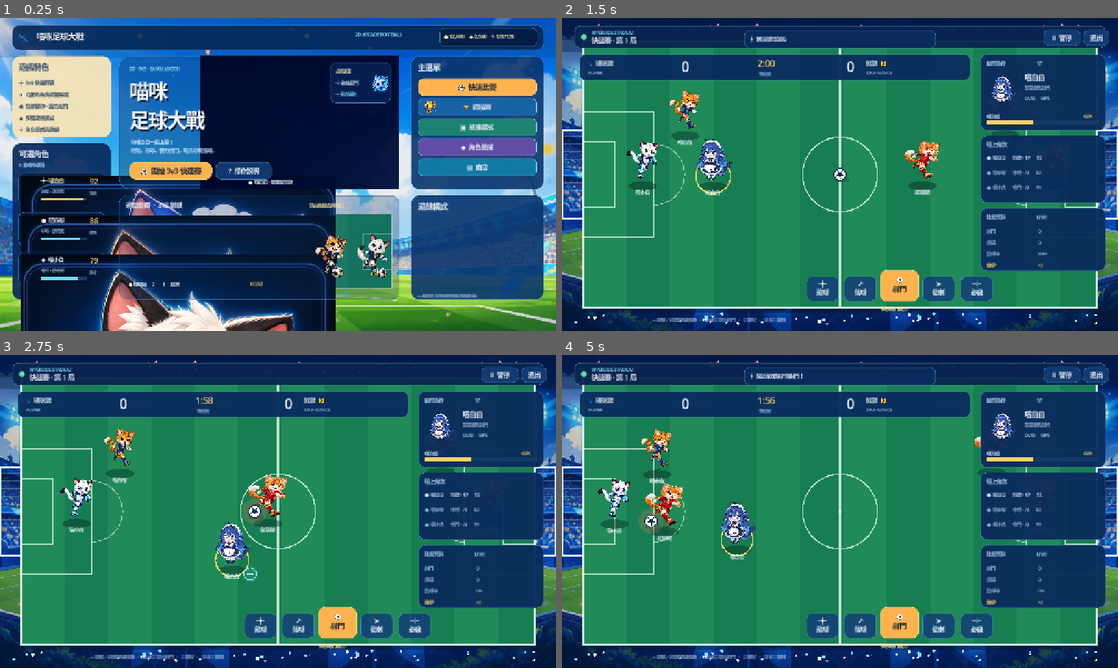
Above: before the commit, frames 1-4 (two rows, left to right).
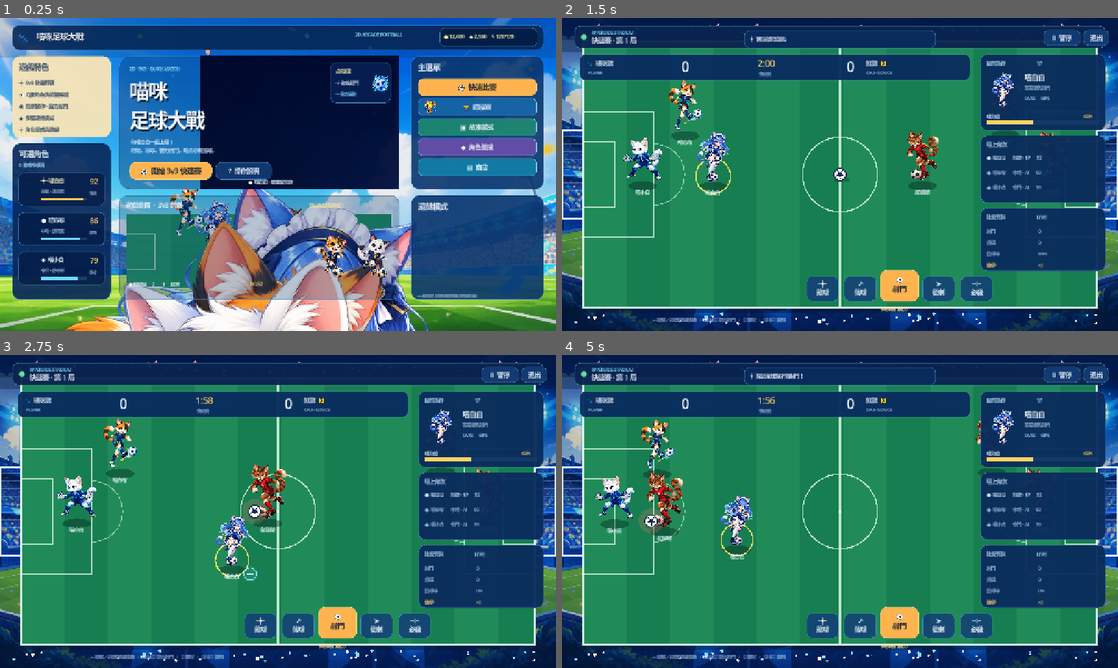
Above: after the commit, the same moments.

Repository: huang1988pioneer/Soccer
Game: Godot game, scene res://Main.tscn
Same seed, same stepped clock (60 frames per second), same inputs: the game is played once before the commit and once after it.
Inputs (mouse positions are in pixels of both pictures, inside the frame that each line leads up to):
- Up to frame 1 (0.25 s): no input
- Up to frame 2 (1.5 s): click "⚽ 開始 3v3 快速賽" at 0.5 s; tap Enter at 1.25 s; move the mouse to (962, 158) at 1.27 s; hold D from 1.28 s (still down); tap E at 1.35 s; click (962, 158) at 1.42 s
- Up to frame 3 (2.75 s): tap Space at 1.52 s; release D at 2 s; drag from (166, 527) to (250, 574) at 2.02 s
- Up to frame 4 (5 s): move the mouse to (895, 442) at 2.77 s; hold D 2.78-3.5 s; tap R at 2.85 s; drag from (812, 574) to (673, 464) at 3.52 s; move the mouse to (1006, 558) at 4.27 s; hold A from 4.28 s (still down); tap E at 4.35 s; tap Space at 4.52 s

The runs differ from the first frame. In frame 1, 29% of the frame differs, in the area x 3-78%, y 50-100%; in frame 2, 2.5%; in frame 3, 2.6%; in frame 4, 2.7%.

Commit message:
feat: add generated character sprites

Diff:
--- a/main.gd
+++ b/main.gd
@@ -15,12 +15,13 @@
 var menu_background_texture: Texture2D = preload("res://assets/generated/menu-stadium-background-v2.png")
 var hero_action_texture: Texture2D = preload("res://assets/generated/hero-action-v2.png")
 var teammates_texture: Texture2D = preload("res://assets/generated/cat-teammates-v2.png")
-var calico_player_texture: Texture2D = preload("res://assets/generated/calico-player-v2.png")
-var white_player_texture: Texture2D = preload("res://assets/generated/white-player-v2.png")
+var captain_player_texture: Texture2D = preload("res://assets/generated/character-maid-captain-v1.png")
+var calico_player_texture: Texture2D = preload("res://assets/generated/character-calico-midfielder-v1.png")
+var white_player_texture: Texture2D = preload("res://assets/generated/character-white-goalkeeper-v1.png")
 var special_shot_texture: Texture2D = preload("res://assets/generated/special-shot-v2.png")
 var goal_effect_texture: Texture2D = preload("res://assets/generated/goal-effect-v2.png")
 var match_background_texture: Texture2D = preload("res://assets/generated/match-stadium-background-v2.png")
-var red_player_texture: Texture2D = preload("res://assets/generated/red-player-v2.png")
+var red_player_texture: Texture2D = preload("res://assets/generated/character-red-rival-v1.png")
 var goalkeeper_dive_texture: Texture2D = preload("res://assets/generated/goalkeeper-dive-v2.png")
 var trophy_texture: Texture2D = preload("res://assets/generated/trophy-badge-v2.png")
 var menu_hero_team_texture: Texture2D = preload("res://assets/generated/menu-hero-team-v3.png")
@@ -353,16 +354,13 @@
 	var ratings := ["92", "86", "79"]
 	for i in range(roster.size()):
 		var row := _panel(roster_panel, Rect2(14, 68 + i * 91, 200, 76), Color("#031a43", .72), 12)
-		var strip_size: Vector2 = roster_portrait_strip_texture.get_size()
 		var portrait := TextureRect.new()
-		var portrait_atlas := AtlasTexture.new()
-		portrait_atlas.atlas = roster_portrait_strip_texture
-		portrait_atlas.region = Rect2(strip_size.x / 3.0 * float(i), 0.0, strip_size.x / 3.0, strip_size.y)
-		portrait.texture = portrait_atlas
+		var roster_textures: Array = [captain_player_texture, calico_player_texture, white_player_texture]
+		portrait.texture = roster_textures[i]
 		portrait.position = Vector2(7, 7)
 		portrait.size = Vector2(39, 60)
 		portrait.expand_mode = TextureRect.EXPAND_IGNORE_SIZE
-		portrait.stretch_mode = TextureRect.STRETCH_KEEP_ASPECT_COVERED
+		portrait.stretch_mode = TextureRect.STRETCH_KEEP_ASPECT_CENTERED
 		portrait.mouse_filter = Control.MOUSE_FILTER_IGNORE
 		row.add_child(portrait)
 		_label(row, roster[i], Vector2(53, 7), Vector2(103, 22), 12, Color("#fff4c4") if i == 0 else text_main)
@@ -502,7 +500,7 @@
 	var captain := _panel(match_ui, Rect2(963, 83, 289, 176), Color("#0a2c5c", .96), 16)
 	_label(captain, "目前操作                         1P", Vector2(14, 10), Vector2(255, 22), 11, Color("#b3d1ed"))
 	var portrait := Sprite2D.new()
-	portrait.texture = mascot_texture
+	portrait.texture = captain_player_texture
 	portrait.position = Vector2(52, 82)
 	portrait.scale = Vector2(.052, .052)
 	portrait.centered = true
@@ -742,7 +740,7 @@
 
 func _build_teams() -> void:
 	players.clear()
-	players.append(_new_player("blue-captain", BLUE, "喵白白", "前鋒", "mascot", 310, 360, 265, true))
+	players.append(_new_player("blue-captain", BLUE, "喵白白", "前鋒", "captain", 310, 360, 265, true))
 	players.append(_new_player("blue-mid", BLUE, "喵布布", "中場", "calico", 236, 235, 224))
 	players.append(_new_player("blue-keeper", BLUE, "喵小白", "守門", "whitecat", 120, 360, 190))
 	players.append(_new_player("red-striker", RED, "紅啵啵", "前鋒", "redcat", 970, 360, 218))
@@ -1275,10 +1273,10 @@
 	draw_arc(Vector2(597, 537), 31.0, 0, TAU, 32, Color("#e9fff0", .7), 2.0)
 	draw_rect(Rect2(292, 496, 66, 82), Color("#e9fff0", .7), false, 2.0)
 	draw_rect(Rect2(836, 496, 66, 82), Color("#e9fff0", .7), false, 2.0)
-	var preview_blue := {"team": BLUE, "kind": "whitecat", "number": 10, "x": 492.0, "y": 532.0}
+	var preview_blue := {"team": BLUE, "kind": "captain", "number": 10, "x": 492.0, "y": 532.0}
 	var preview_blue_2 := {"team": BLUE, "kind": "calico", "number": 8, "x": 430.0, "y": 488.0}
 	var preview_red := {"team": RED, "kind": "redcat", "number": 9, "x": 695.0, "y": 535.0}
-	_draw_generated_player(white_player_texture, Vector2(preview_blue["x"], preview_blue["y"]), true)
+	_draw_generated_player(captain_player_texture, Vector2(preview_blue["x"], preview_blue["y"]), true)
 	_draw_generated_player(calico_player_texture, Vector2(preview_blue_2["x"], preview_blue_2["y"]), false)
 	_draw_generated_player(red_player_texture, Vector2(preview_red["x"], preview_red["y"]), false)
 	draw_circle(Vector2(600, 538), 9.0, Color("#fbfdff"))
@@ -1382,7 +1380,9 @@
 		draw_arc(position + Vector2(0, 3), 38.0 + sin(_now() * 6.0) * 2.0, 0, TAU, 48, Color("#ffe266", .95), 3.0)
 		draw_style_box(_style_box(Color("#fff0a4"), Color.TRANSPARENT, 7), Rect2(position + Vector2(-20, -51), Vector2(40, 17)))
 		draw_string(ThemeDB.fallback_font, position + Vector2(-20, -38), "1P", HORIZONTAL_ALIGNMENT_CENTER, 40, 11, Color("#31548c"))
-	if player["kind"] == "mascot":
+	if player["kind"] == "captain":
+		_draw_generated_player(captain_player_texture, position, owner)
+	elif player["kind"] == "mascot":
 		var sprite_size := Vector2(98, 110) if owner else Vector2(88, 99)
 		draw_texture_rect(mascot_texture, Rect2(position - Vector2(sprite_size.x / 2.0, sprite_size.y * .86), sprite_size), false)
 	elif player["kind"] == "calico":
@@ -1397,7 +1397,11 @@
 
 
 func _draw_generated_player(texture: Texture2D, position: Vector2, owner: bool) -> void:
-	var sprite_size := Vector2(92, 99) if owner else Vector2(84, 91)
+	var max_width := 102.0 if owner else 92.0
+	var max_height := 132.0 if owner else 118.0
+	var texture_size := texture.get_size()
+	var scale := minf(max_width / texture_size.x, max_height / texture_size.y)
+	var sprite_size := texture_size * scale
 	draw_texture_rect(texture, Rect2(position - Vector2(sprite_size.x / 2.0, sprite_size.y * .86), sprite_size), false)
 
 
Binary file added: assets/generated/character-calico-midfielder-v1.png
Not shown, added: assets/generated/character-calico-midfielder-v1.png.import
Binary file added: assets/generated/character-maid-captain-v1.png
Not shown, added: assets/generated/character-maid-captain-v1.png.import
Binary file added: assets/generated/character-red-rival-v1.png
Not shown, added: assets/generated/character-red-rival-v1.png.import
Binary file added: assets/generated/character-white-goalkeeper-v1.png
Not shown, added: assets/generated/character-white-goalkeeper-v1.png.import
Not shown, changed: README.md
Not shown, changed: game.js
Not shown, changed: index.html
Not shown, changed: styles.css
